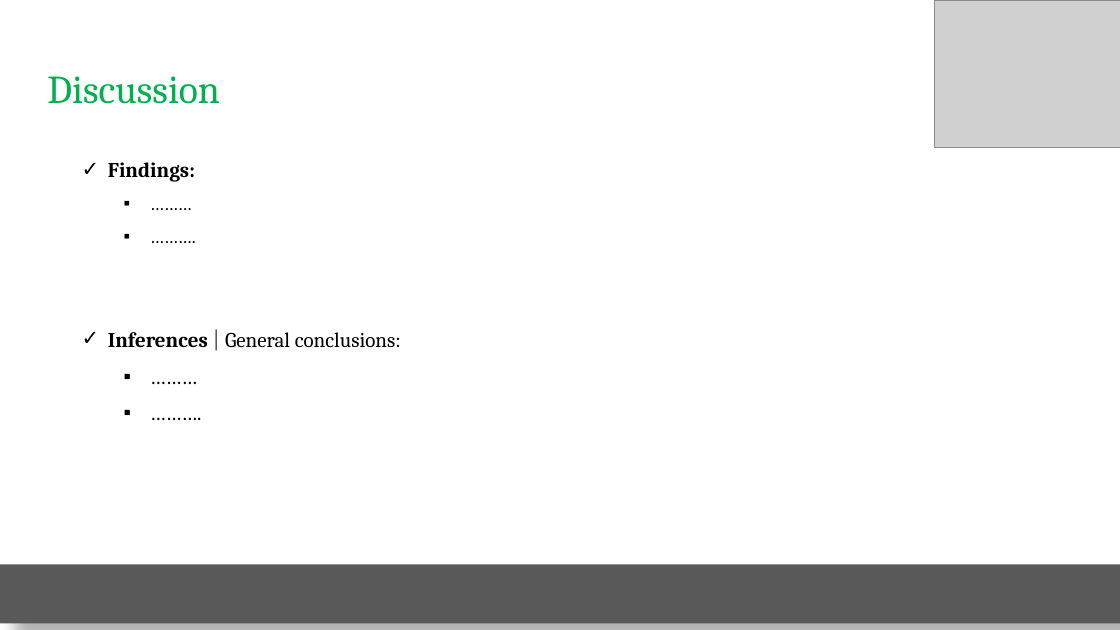
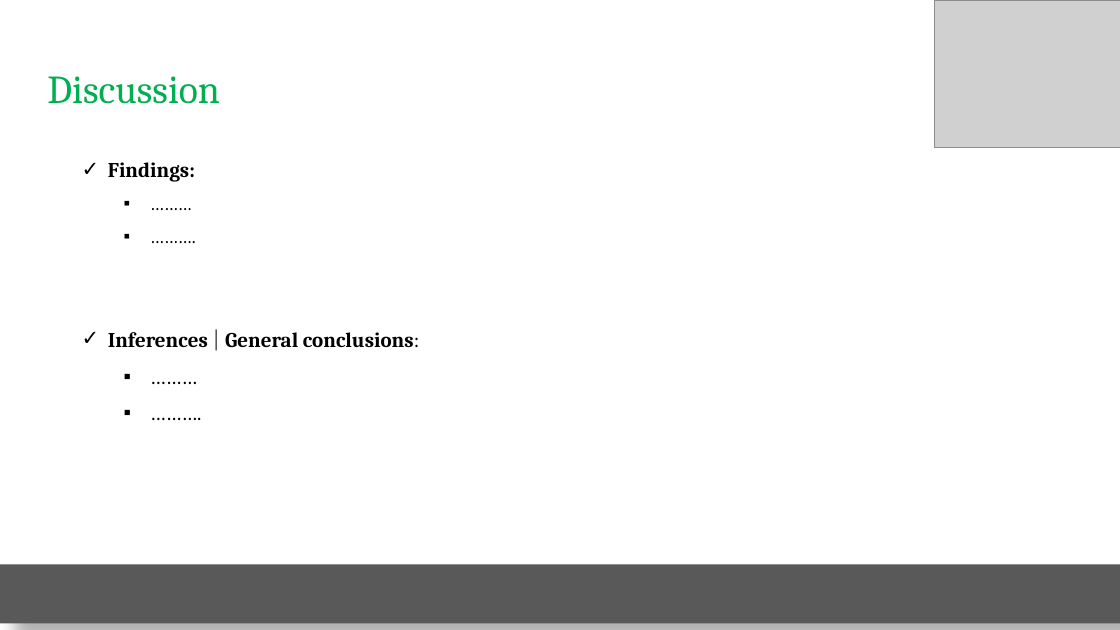
Before and after one commit to elubanska/GTA_real_estate_market, a slide deck: slide 12 of Real Estate Mkt.pptx. Drawn at 1120x630 pixels with LibreOffice and Linux fonts; fonts in the diff are those of the drawing; grey boxes stand for pictures. Boxes give left, top, right and bottom in pixels: in the first picture for what was removed or moved away, otherwise in the second. Text is boxed around its words. In the diff, an @@ line names an element or a change of style, - is before the commit and + after.

```diff
--- a/Real Estate Mkt.pptx
+++ b/Real Estate Mkt.pptx
@@ text at bbox=[108, 332, 419, 348]: bold on in "General conclusions:" @@
```
Also in this commit, not shown: 6 other slides changed.
